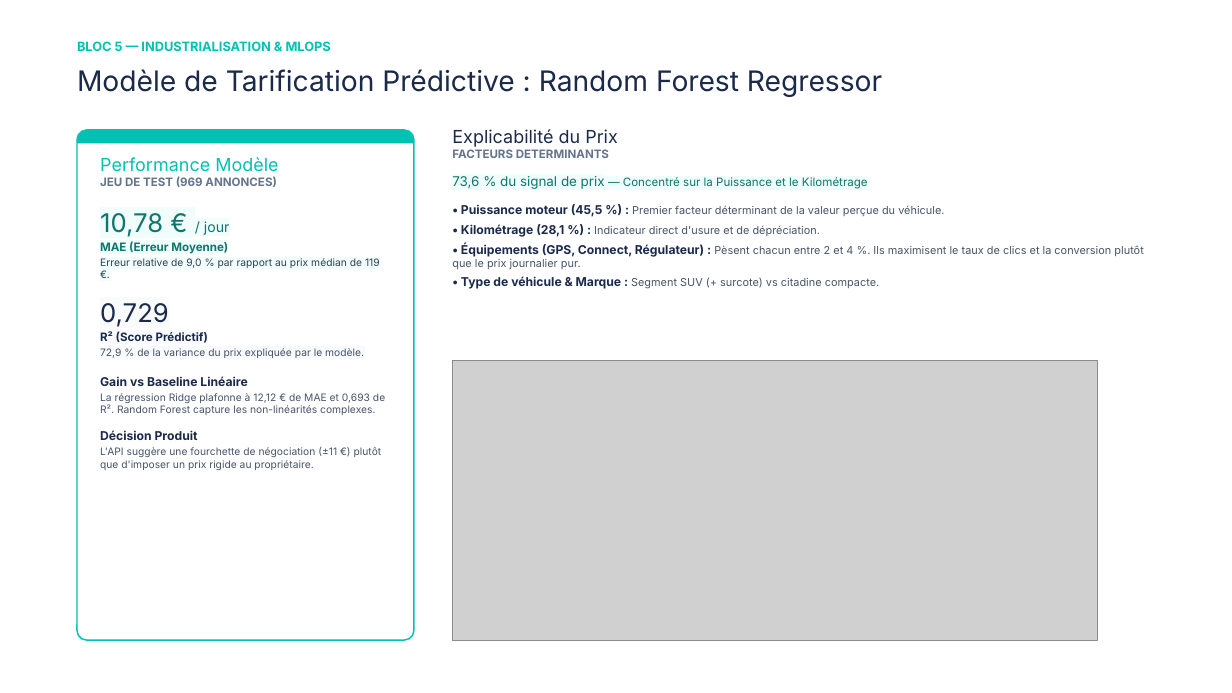
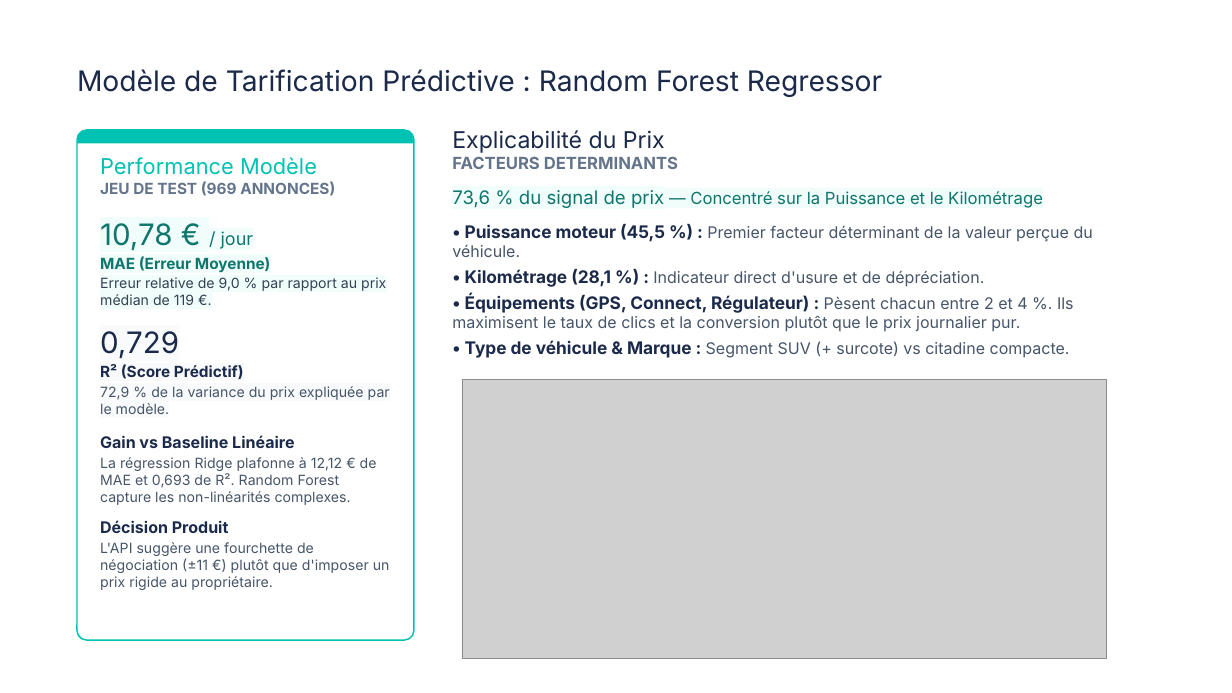
Before and after one commit to Elkristobal59/CERTIFICATION_CDSD, a slide deck: slide 5 of Bloc_5_Getaround/Getaround_presentation.pptx. Drawn at 1232x693 pixels with LibreOffice and Linux fonts; fonts in the diff are those of the drawing; grey boxes stand for pictures. Boxes give left, top, right and bottom in pixels: in the first picture for what was removed or moved away, otherwise in the second. Text is boxed around its words. In the diff, an @@ line names an element or a change of style, - is before the commit and + after.

```diff
--- a/Bloc_5_Getaround/Getaround_presentation.pptx
+++ b/Bloc_5_Getaround/Getaround_presentation.pptx
@@ text removed at (77, 41, 331, 51) @@
-BLOC 5 — INDUSTRIALISATION & MLOPS
@@ text "Explicabilité du Prix" at (452, 130, 1093, 358): size 14 to 18 pt in "Explicabilité du Prix"; size 9 to 13 pt in "FACTEURS DETERMINANTS", "— Concentré sur la Puissance et le ..."; size 10.5 to 14.5 pt in "73,6 % du signal de prix"; size 9.5 to 13.5 pt in "• Puissance moteur (45,5 %) :", "• Kilométrage (28,1 %) :", "• Équipements (GPS, Connect, Régulateur) :", "• Type de véhicule & Marque :"; size 8.5 to 12.5 pt in "Premier facteur déterminant de la valeur perçue ...", "Indicateur direct d'usure et de dépréciation.", "Pèsent chacun entre 2 et 4 %. ...", "Segment SUV (+ surcote) vs citadine compacte." @@
@@ text "Performance Modèle" at (100, 157, 390, 590): size 14 to 17 pt in "Performance Modèle"; size 9 to 12 pt in "JEU DE TEST (969 ANNONCES)", "MAE (Erreur Moyenne)", "R² (Score Prédictif)"; size 20 to 23 pt in "10,78 €", "0,729"; size 11 to 14 pt in "/ jour"; size 8 to 11 pt in "Erreur relative de 9,0 % par rapport ...", "72,9 % de la variance du prix ...", "La régression Ridge plafonne à 12,12 € ...", "L'API suggère une fourchette de négociation (±11 ..."; size 9.5 to 12.5 pt in "Gain vs Baseline Linéaire", "Décision Produit" @@
@@ picture: place and size @@
-picture at (453, 361, 1098, 640)
+picture at (462, 379, 1107, 658)
```
Also in this commit, not shown: 6 other slides changed, 17 other files.
